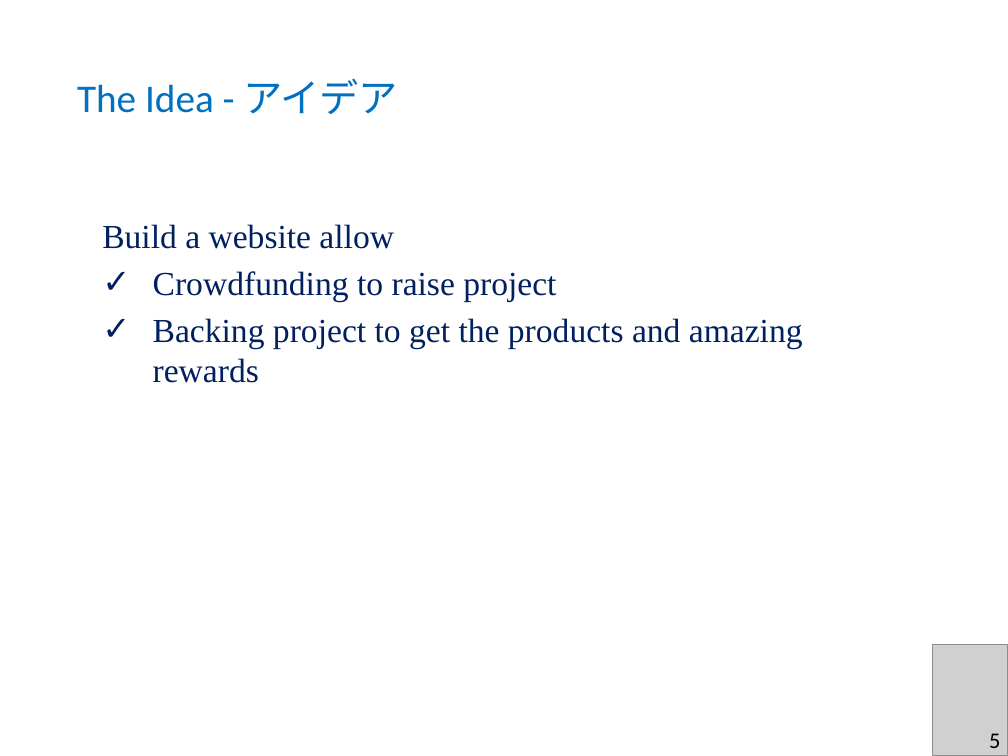
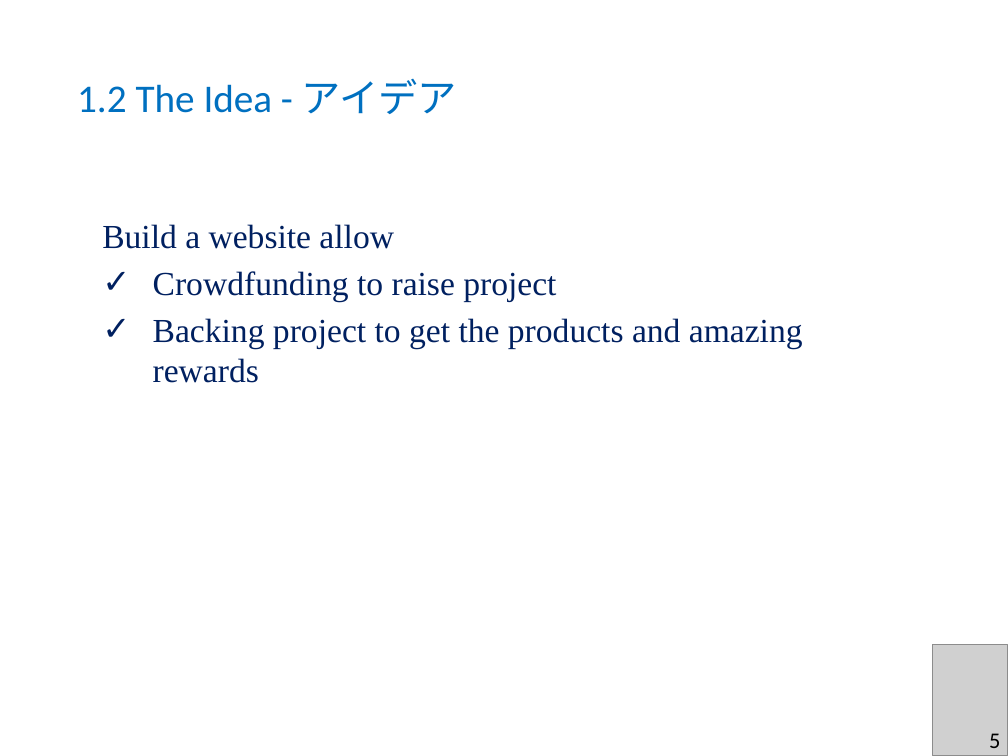
Before and after one commit to sangnvus/2015FALLJS01, a slide deck: slide 11 of WIP/Documents/Report 6/DDL_Slide_v1.1.pptx (slide 8 before the commit). Drawn at 1008x756 pixels with LibreOffice and Linux fonts; fonts in the diff are those of the drawing; grey boxes stand for pictures; background and template pictures are left out. Boxes give left, top, right and bottom in pixels: in the first picture for what was removed or moved away, otherwise in the second. Text is boxed around its words. In the diff, an @@ line names an element or a change of style, - is before the commit and + after.

```diff
--- a/WIP/Documents/Report 6/DDL_Slide_v1.1.pptx
+++ b/WIP/Documents/Report 6/DDL_Slide_v1.1.pptx
@@ text at <box>77,78,457,114</box>: text changed @@
-The Idea - アイデア
+1.2 The Idea - アイデア
```
Also in this commit, not shown: 30 other slides changed, 1 slide added.
